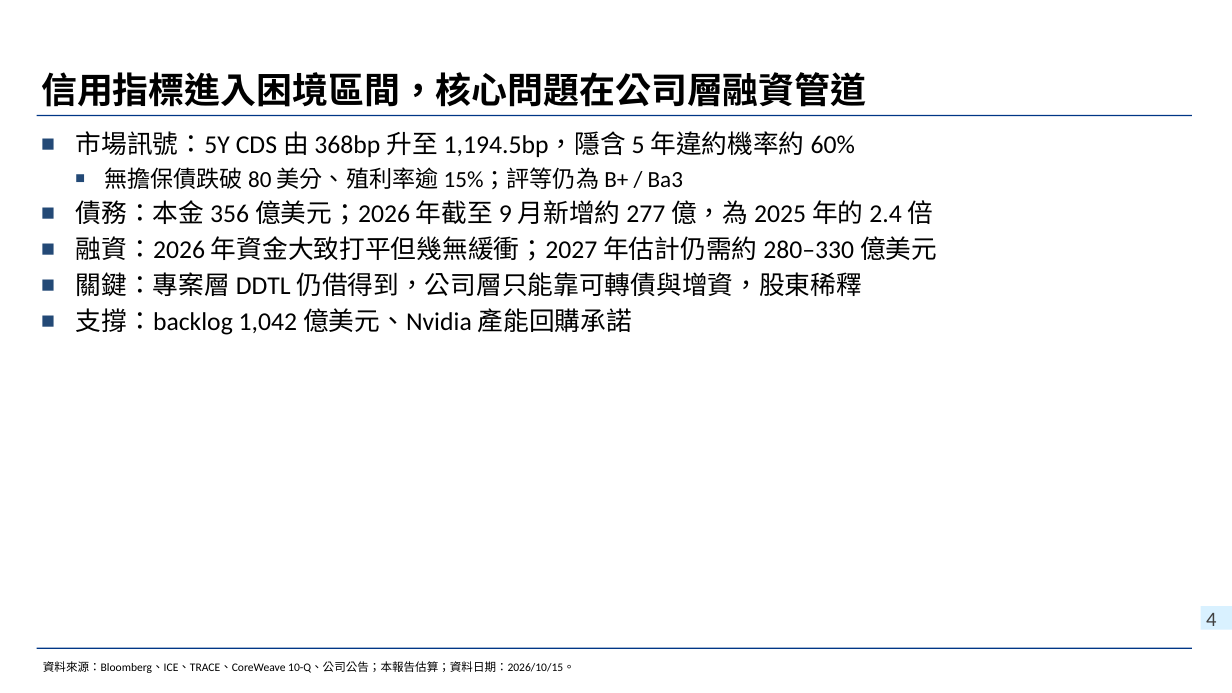
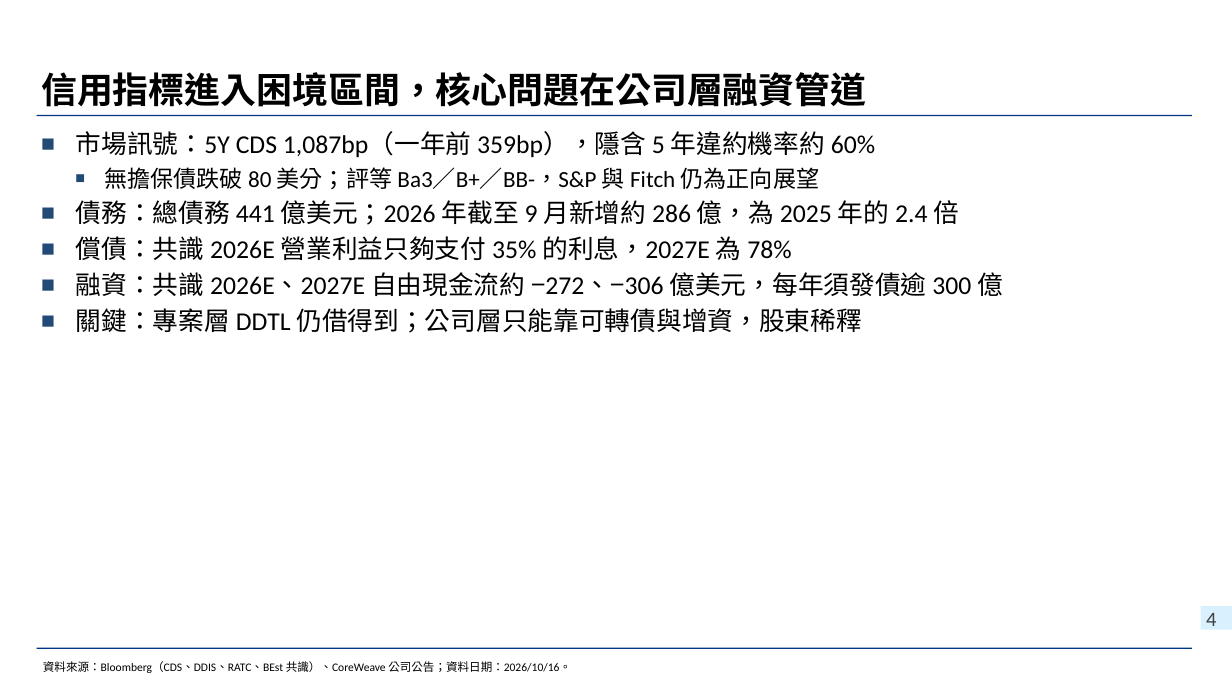
Before and after one commit to wlinoxox/Coreweave-Credit-Risk, a slide deck: slide 4 of deck/CoreWeave信用風險與融資需求_20261016.pptx. Drawn at 1232x693 pixels with LibreOffice and Linux fonts; fonts in the diff are those of the drawing; background and template pictures are left out. Boxes give left, top, right and bottom in pixels: in the first picture for what was removed or moved away, otherwise in the second. Text is boxed around its words. In the diff, an @@ line names an element or a change of style, - is before the commit and + after.

```diff
--- a/deck/CoreWeave信用風險與融資需求_20261016.pptx
+++ b/deck/CoreWeave信用風險與融資需求_20261016.pptx
@@ text at bbox=[76, 131, 1003, 333]: text changed @@
-■ 市場訊號：5Y CDS 由 368bp 升至 1,194.5bp，隱含 5 年違約機率約 60%
-  ■ 無擔保債跌破 80 美分、殖利率逾 15%；評等仍為 B+ / Ba3
-■ 債務：本金 356 億美元；2026 年截至 9 月新增約 277 億，為 2025 年的 2.4 倍
-■ 融資：2026 年資金大致打平但幾無緩衝；2027 年估計仍需約 280–330 億美元
-■ 關鍵：專案層 DDTL 仍借得到，公司層只能靠可轉債與增資，股東稀釋
-■ 支撐：backlog 1,042 億美元、Nvidia 產能回購承諾
+■ 市場訊號：5Y CDS 1,087bp（一年前 359bp），隱含 5 年違約機率約 60%
+  ■ 無擔保債跌破 80 美分；評等 Ba3／B+／BB-，S&P 與 Fitch 仍為正向展望
+■ 債務：總債務 441 億美元；2026 年截至 9 月新增約 286 億，為 2025 年的 2.4 倍
+■ 償債：共識 2026E 營業利益只夠支付 35% 的利息，2027E 為 78%
+■ 融資：共識 2026E、2027E 自由現金流約 −272、−306 億美元，每年須發債逾 300 億
+■ 關鍵：專案層 DDTL 仍借得到；公司層只能靠可轉債與增資，股東稀釋
@@ text at bbox=[43, 661, 571, 673]: text changed @@
-資料來源：Bloomberg、ICE、TRACE、CoreWeave 10-Q、公司公告；本報告估算；資料日期：2026/10/15。
+資料來源：Bloomberg（CDS、DDIS、RATC、BEst 共識）、CoreWeave 公司公告；資料日期：2026/10/16。
```
Also in this commit, not shown: 13 other slides changed, 5 slides added, 3 slides removed, 6 other files.
